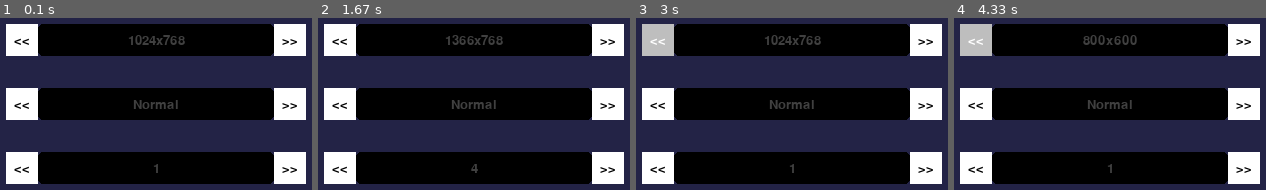
Above: before the commit, frames 1-4 (left to right).
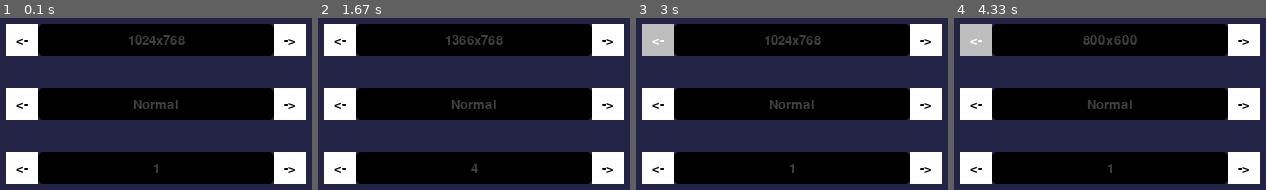
Above: after the commit, the same moments.

Repository: Darkcom-Dev/pygame-base-enhanced
Game: pygame game, started from spinbox.py
Same seed, same stepped clock (60 frames per second), same inputs: the game is played once before the commit and once after it.
Inputs (mouse positions are in pixels of both pictures, inside the frame that each line leads up to):
- Up to frame 1 (0.1 s): no input
- Up to frame 2 (1.67 s): click (608, 40) at 0.38 s, where only the run after the commit has a clickable "->"; click (527, 150) at 0.72 s; click (608, 167) at 1.05 s, where only the run after the commit has a clickable "->"; click (outside the picture) at 1.38 s
- Up to frame 3 (3 s): click (657, 167) at 1.72 s, where only the run after the commit has a clickable "<-"; click (outside the picture) at 2.05 s; click (657, 40) at 2.88 s, where only the run after the commit has a clickable "<-"
- Up to frame 4 (4.33 s): click (outside the picture) at 3.22 s; click (966, 162) at 3.55 s; click (outside the picture) at 3.88 s; click (985, 45) at 4.22 s

The runs differ from the first frame. In frame 1, 0.7% of the frame differs, in the area x 4-96%, y 11-91%; in frame 2, 0.7%; in frame 3, 0.7%; in frame 4, 0.7%.

Commit message:
inheritance of spinbox from widget

Diff:
--- a/spinbox.py
+++ b/spinbox.py
@@ -1,64 +1,41 @@
 #!/usr/bin/env python
 # -*- coding: utf-8 -*-
-#
-
 #
 # ------------------------------------------------------------ Imports
 import pygame as pg
 import button as btn
+import widget
 # ------------------------------------------------------------ Classes
 
-class SpinBox:
+class SpinBox(widget.Widget):
 	"""
 	Create Spin box widget.
 
 	TODO:
-
 	- enable the posibility to increment value based in list items.
 	- make that return the value.
+	- hacer que los estilos funcionen correctamente.
 	"""
-	style = {
-	        'font_family': 'System',
-	        'font_size': 20,
-			'increment_char': '->',
-			'decrement_char': '<-',
-			'font_align': 'center',
-			'font_valign': 'middle',
-	        'text_color': 'black',
-			'font_clicked_color' : 'blue',
-			'font_disabled_color': 'gray',
-			'font_highlight_color': 'white',
-	        'bg_color': 'white',
-			'bg_clicked_color': '#f5f5ff',
-			'bg_disabled_color': '#fff5cc',
-			'bg_highlight_color': 'gray',
-			'stroke': 0,
-			'border_radius': 0,
-			'top_left_radius': -1,
-			'top_right_radius': -1,
-			'bottom_left_radius': -1,
-			'bottom_right_radius': -1
-	    }
 
 	def __init__ (self, rect:pg.Rect, value:int = 0, range:range = None, style = None):
 		"""
 		SpinBox constructor.
 
-		args:
+		### args:
 		---
 		color : tuple # RGB values
 
 		rect : pygame.Rect # Used for calculate 2 arrow buttons and rect.
 		value : int, float or list # default initial value.
 		step : float or int # works like a default index if value is a dict.
-		min_val : int # Minimum value to limit the decrement, if value is a list default value is 0.
-		max_val : int # Maximum value to limit the increment, if value is a list default value is the maximum item count in list.
+		range : range # works like a default index if value is a dict.
 
+		### returns
 
 		return : None
 		"""
-		self.style = style or SpinBox.style
-		self.rect = rect
+		super().__init__(rect,style)
+		# self.style = style or SpinBox.style
 
 		if isinstance(value, int) or isinstance(value, float):
 			self.value = value
@@ -70,16 +47,13 @@
 			self.min_val = 0
 			self.max_val = len(self.value) -1
 
-
-
 		left_rect = pg.Rect((self.rect[0],self.rect[1],32 ,self.rect[3]))
 		right_rect = pg.Rect((self.rect[0] + self.rect[2] -32, self.rect[1], 32, self.rect[3]))
-		increment_char = self.style.get('increment_char',SpinBox.style['increment_char'])
-		decrement_char = self.style.get('decrement_char',SpinBox.style['decrement_char'])
-		self.left = btn.Button(left_rect,decrement_char, self.decrease_value)
-		self.right = btn.Button(right_rect,increment_char, self.increase_value)
 
-		self.font = pg.font.SysFont(self.style.get('font_family', SpinBox.style['font_family']),20)
+		self.left = btn.Button(left_rect,self.decrement_char, self.decrease_value)
+		self.right = btn.Button(right_rect,self.increment_char, self.increase_value)
+
+		self.font = pg.font.SysFont(self.style['font_family'],20)
 
 	def draw (self, surface:pg.Surface):
 		"""
@@ -91,9 +65,8 @@
 
 		return : None
 		"""
-		color = self.style.get('text_color',SpinBox.style['text_color'])
 		box_rect = pg.Rect((self.rect[0] + 32, self.rect[1], self.rect[2] -64, self.rect[3]))
-		self.box = pg.draw.rect(surface, color,box_rect, 0, 5)
+		self.box = pg.draw.rect(surface, self.font_color,box_rect, 0, 5)
 		self.left.draw(surface)
 		self.right.draw(surface)
 
@@ -112,9 +85,6 @@
 
 		surface_rect = pg.Rect(align_x, align_y, self.rect[2] * 0.6, self.rect[3] * 0.6)
 		surface.blit(font_render,surface_rect)
-
-
-
 
 	def increase_value(self):
 		"""
@@ -158,24 +128,19 @@
 
 	pg.display.set_caption('Spin Box Class')
 
-
-	_rect = pg.Rect(100,100,300,32)
 	_style = {
 		'increment_char': '>>',
 		'decrement_char': '<<',
 		'font_family': 'G15',
 		'font_size': 20
-
 	}
-	print(type(_rect))
+	_rect = pg.Rect(100,100,300,32)
 	values = ['800x600', '1024x768', '1366x768', '1280x720']
 	spinbox = SpinBox(_rect, values, style =_style)
-
 
 	_rect2 = pg.Rect(100,164,300,32)
 	values2 = ['Easy', 'Normal', 'Hard', 'Insane']
 	spinbox2 = SpinBox(_rect2, values2, style =_style)
-
 
 	_rect3 = pg.Rect(100,228,300,32)
 	spinbox3 = SpinBox(_rect3, 1, range(1,100,3), style =_style)
--- a/widget.py
+++ b/widget.py
@@ -24,7 +24,7 @@
     require import pygame
     """
     style = {
-        'font_family': 'System',
+        'font_family': 'G15',
         'font_size': 20,
 		'font_align': 'center',
 		'font_valign': 'middle',
@@ -44,6 +44,8 @@
 		'bottom_right_radius': -1,
         'check_char': '[x]',
 		'uncheck_char': '[ ]',
+        'increment_char': '->',
+		'decrement_char': '<-',
     }
     def __init__(self, rect, text = '', onclickFunction = None, style = None):
         """
@@ -72,12 +74,12 @@
         # Simplification of style variables
         style_vars = ['font_family','font_size','text_color', 'font_clicked_color', 'font_disabled_color', 'font_highlight_color', 'bg_color',
 	                  'bg_clicked_color', 'bg_disabled_color', 'bg_highlight_color', 'border_radius', 'top_left_radius',
-	                  'top_right_radius', 'bottom_left_radius', 'bottom_right_radius', 'stroke', 'check_char', 'uncheck_char']
+	                  'top_right_radius', 'bottom_left_radius', 'bottom_right_radius', 'stroke', 'check_char', 'uncheck_char','increment_char','decrement_char']
 
         style_values = {var: self.style.get(var, Widget.style[var]) for var in style_vars}
         self.font_family, self.font_size, self.font_color, self.font_clicked_color, self.font_disabled_color, self.font_highlight_color, self.bg_color, self.bg_clicked_color, \
 	    self.bg_disabled_color, self.bg_highlight_color, self.border_radius, self.top_left_radius, self.top_right_radius, self.bottom_left_radius, \
-	    self.bottom_right_radius, self.stroke, self.check_char, self.uncheck_char = [style_values[var] for var in style_vars]
+	    self.bottom_right_radius, self.stroke, self.check_char, self.uncheck_char, self.increment_char, self.decrement_char = [style_values[var] for var in style_vars]
 
     def handle_events(self):
         """
